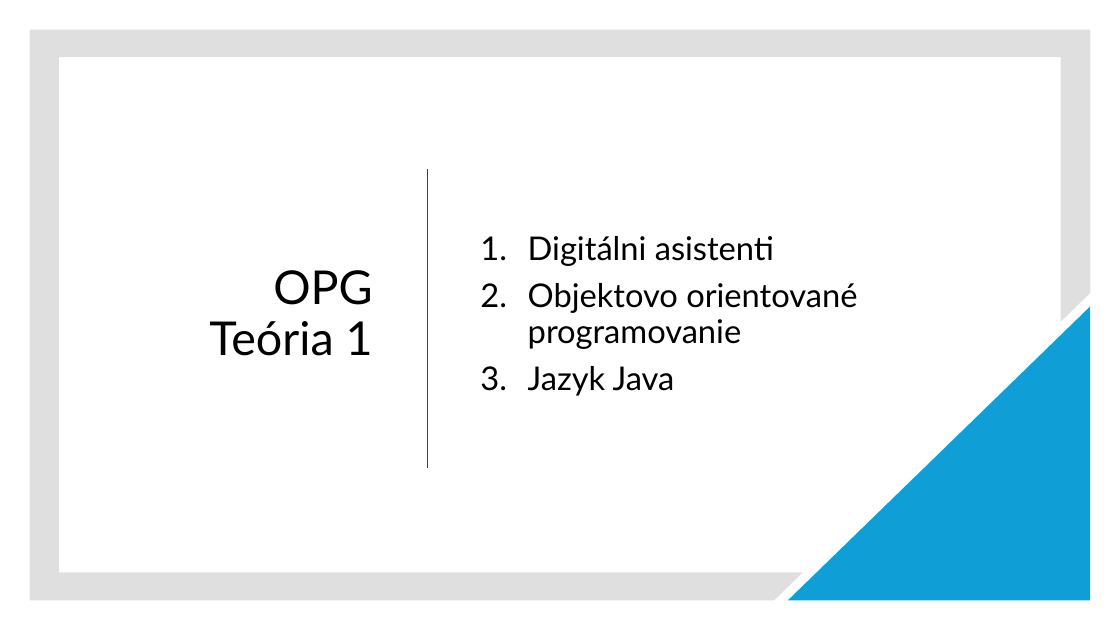
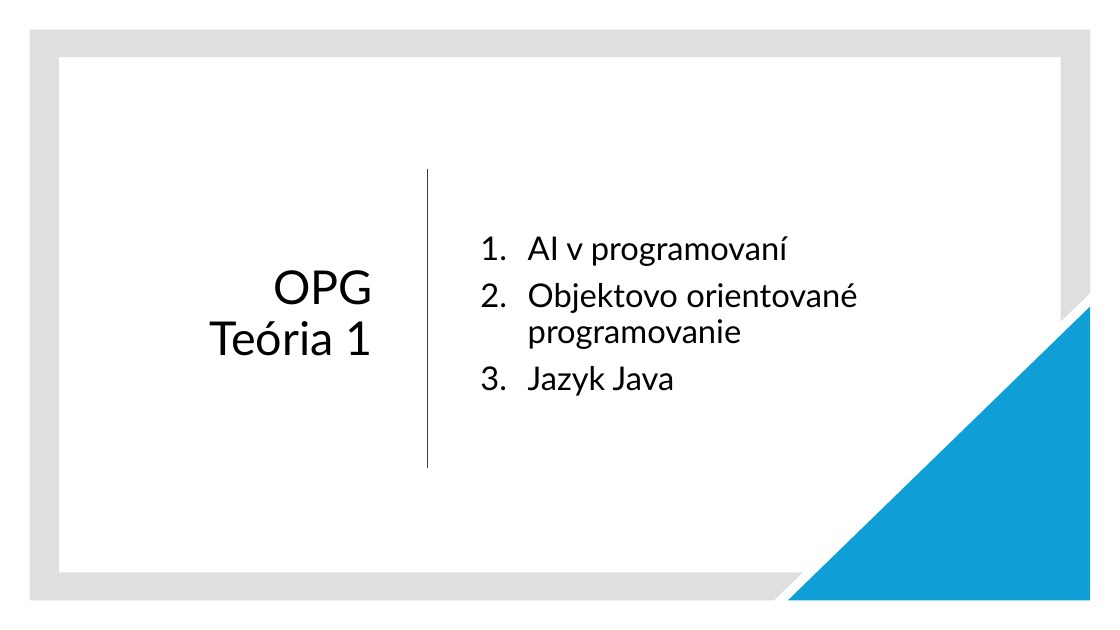
Before and after one commit to wagjo/oop, a slide deck: slide 3 of prezentacie/t01w.pptx (slide 2 before the commit). Drawn at 1120x630 pixels with LibreOffice and Linux fonts; fonts in the diff are those of the drawing. Boxes give left, top, right and bottom in pixels: in the first picture for what was removed or moved away, otherwise in the second. Text is boxed around its words. In the diff, an @@ line names an element or a change of style, - is before the commit and + after.

```diff
--- a/prezentacie/t01w.pptx
+++ b/prezentacie/t01w.pptx
@@ text at [528, 236, 787, 266]: text changed @@
-1. Digitálni asistenti
+1. AI v programovaní
```
Also in this commit, not shown: 7 other slides changed, 2 slides added, 2 other files.
